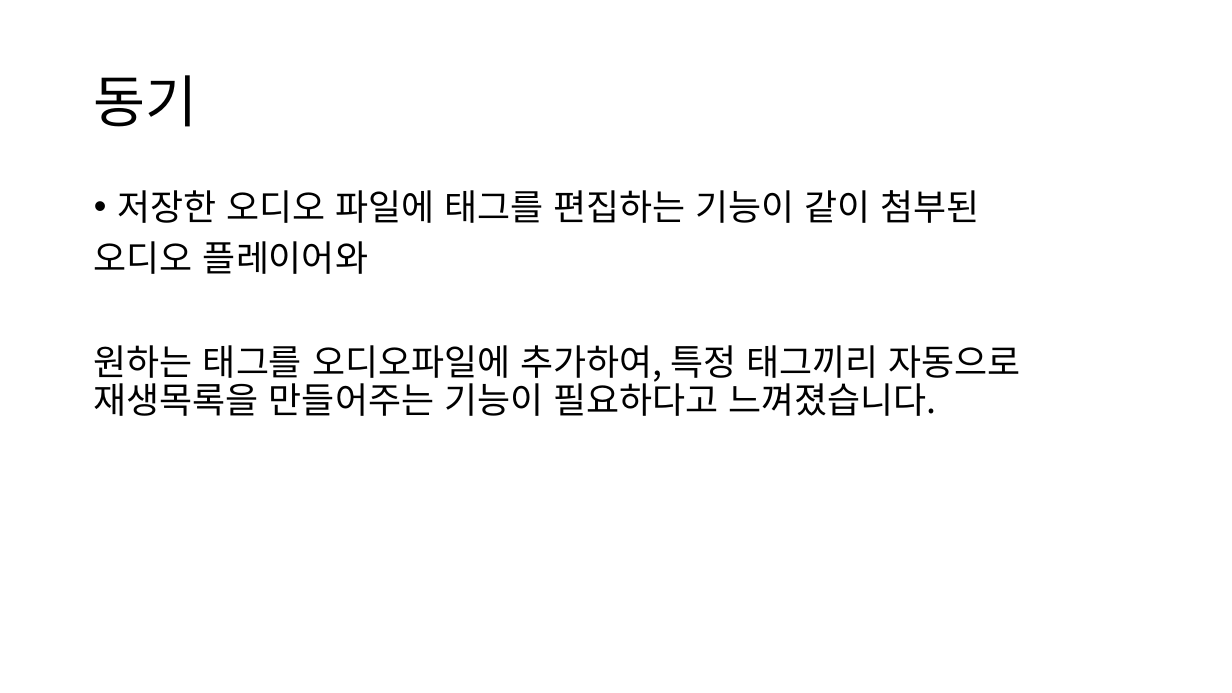
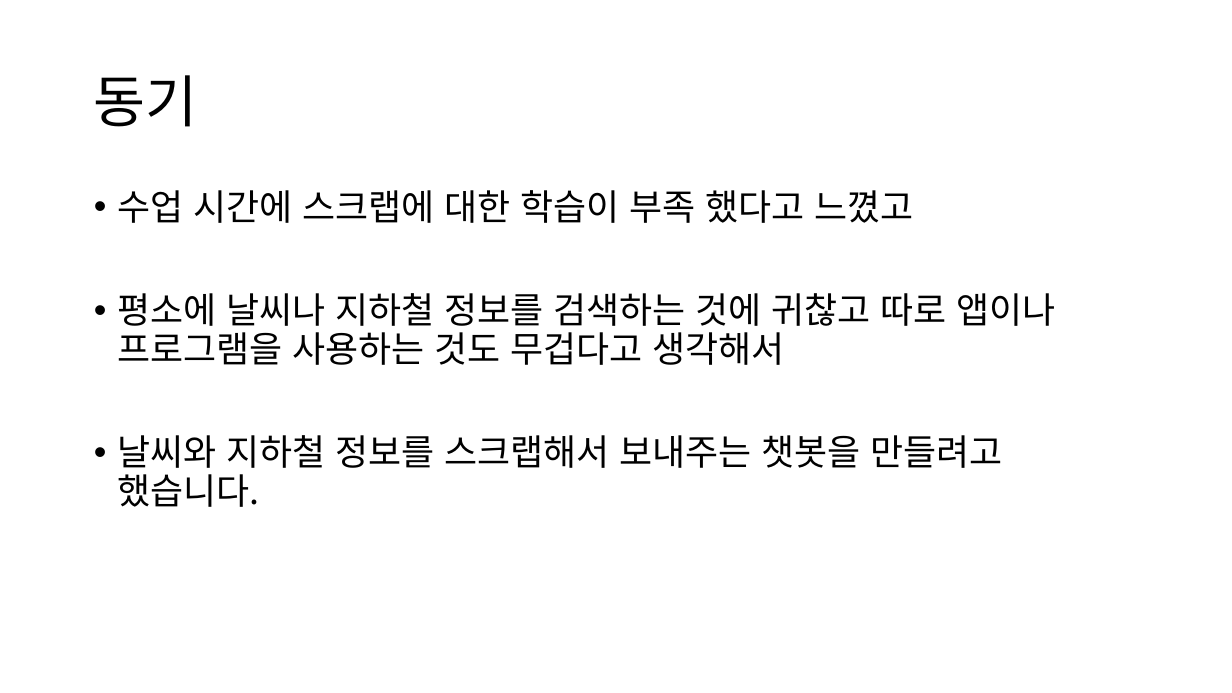
Before and after one commit to dhc518/Script2023, a slide deck: slide 2 of project/music_player/스크립트 프로젝트 발표자료.pptx. Drawn at 1232x693 pixels with LibreOffice and Linux fonts; fonts in the diff are those of the drawing. Boxes give left, top, right and bottom in pixels: in the first picture for what was removed or moved away, otherwise in the second. Text is boxed around its words. In the diff, an @@ line names an element or a change of style, - is before the commit and + after.

```diff
--- a/project/music_player/스크립트 프로젝트 발표자료.pptx
+++ b/project/music_player/스크립트 프로젝트 발표자료.pptx
@@ text at (117,190,1055,507): text changed @@
-• 저장한 오디오 파일에 태그를 편집하는 기능이 같이 첨부된
-오디오 플레이어와
-원하는 태그를 오디오파일에 추가하여, 특정 태그끼리 자동으로 재생목록을 만들어주는 기능이 필요하다고 느껴졌습니다.
+• 수업 시간에 스크랩에 대한 학습이 부족 했다고 느꼈고
+• 평소에 날씨나 지하철 정보를 검색하는 것에 귀찮고 따로 앱이나 프로그램을 사용하는 것도 무겁다고 생각해서
+• 날씨와 지하철 정보를 스크랩해서 보내주는 챗봇을 만들려고 했습니다.
```
Also in this commit, not shown: 2 other slides changed, 4 slides added, 4 slides removed, 9 other files.
